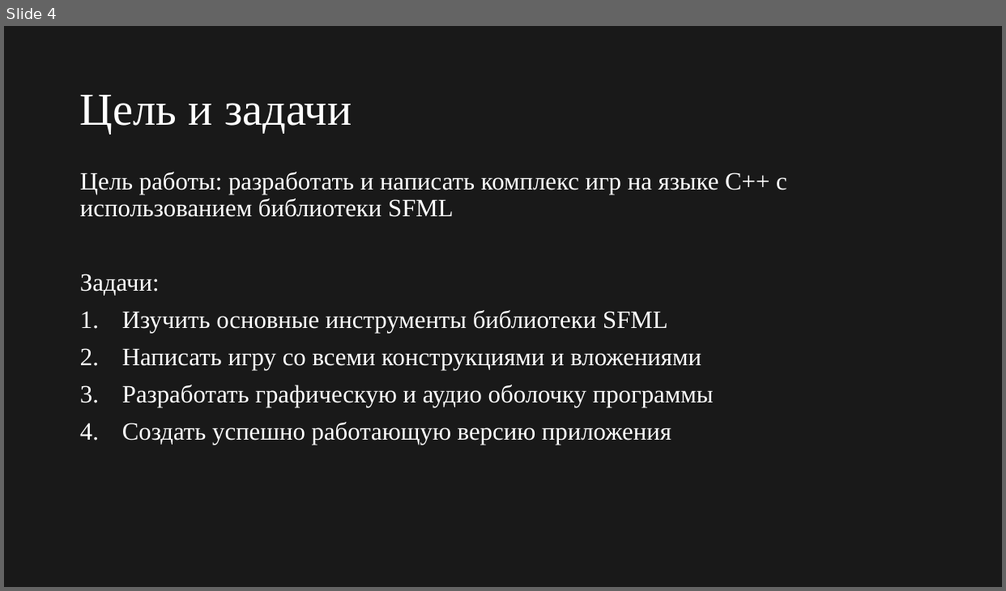
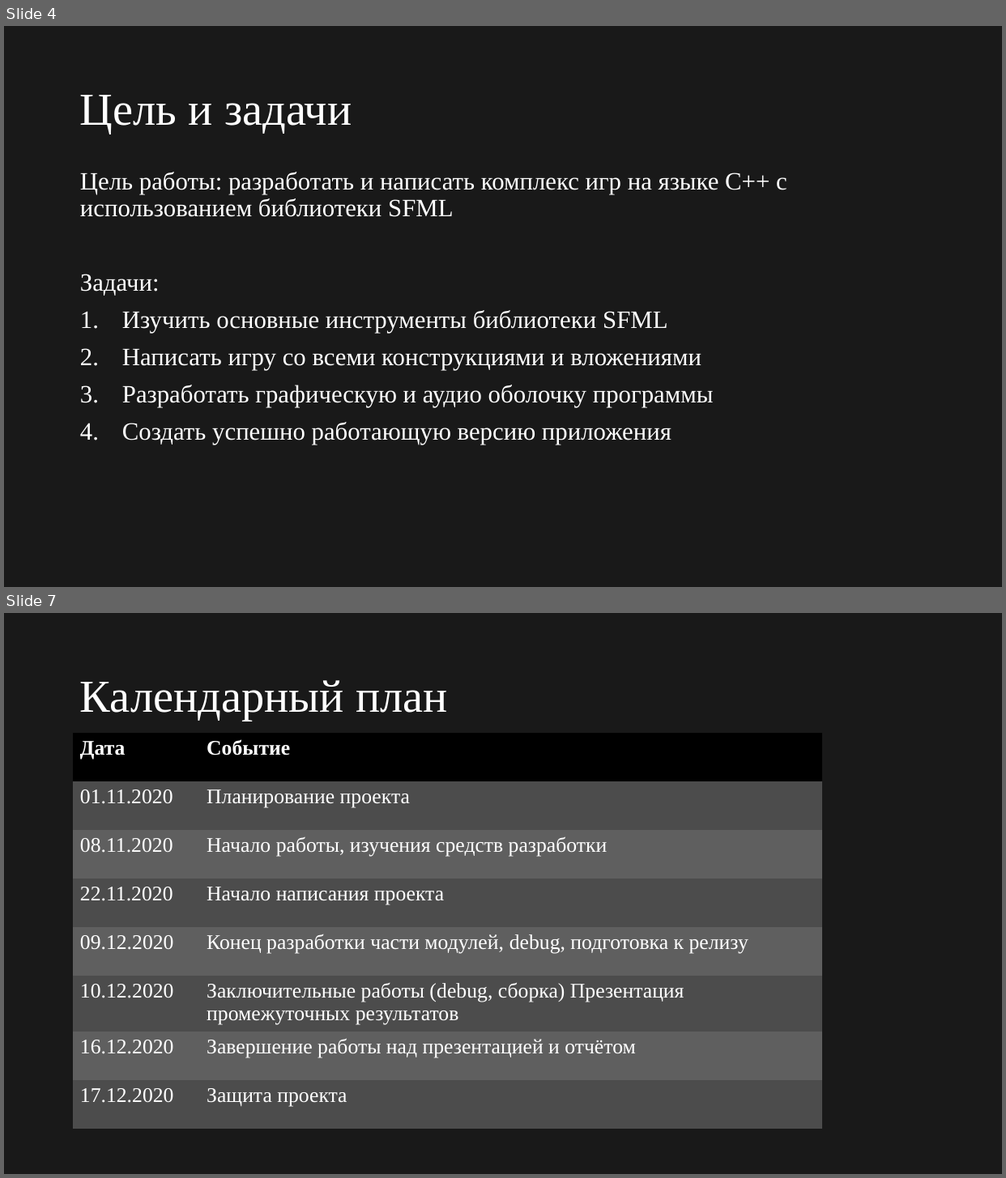
Before and after one commit to 12PAIN/SnakeIt, a slide deck: Report/Presentation.pptx. Shown one above the other, each under a label of ours: slide 4 before the commit, slides 4 and 7 after it; the slides between them are not shown. The pictures are 1006x591 and 1006x1178 pixels, drawn with LibreOffice and Linux fonts; fonts in the diff are those of the drawing. Boxes give left, top, right and bottom in pixels: in the first picture for what was removed or moved away, otherwise in the second. Text is boxed around its words. In the diff, an @@ line names an element or a change of style, - is before the commit and + after.

```diff
--- a/Report/Presentation.pptx
+++ b/Report/Presentation.pptx
@@ slide 7 added at (4, 613, 1002, 1174), background #191919 @@
@@ title added at (80, 680, 448, 721), 44 pt, text #FFFFFF @@
+Календарный план
@@ table added at (73, 734, 822, 1131), 8 rows, 2 columns @@
+Дата | Событие
+01.11.2020 | Планирование проекта
+08.11.2020 | Начало работы, изучения средств разработки
+22.11.2020 | Начало написания проекта
+09.12.2020 | Конец разработки части модулей, debug, подготовка к релизу
+10.12.2020 | Заключительные работы (debug, сборка) Презентация промежуточных результатов
+16.12.2020 | Завершение работы над презентацией и отчётом
+17.12.2020 | Защита проекта
```
Also in this commit, not shown: 2 slides changed, 4 other slides added, 1 slide removed, 3 other files.
